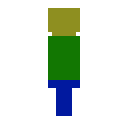
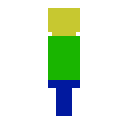
Comparing the layer stacks of the two (128, 128) images. Changes:
painted on "Layer 1" over [48, 8, 80, 80]
